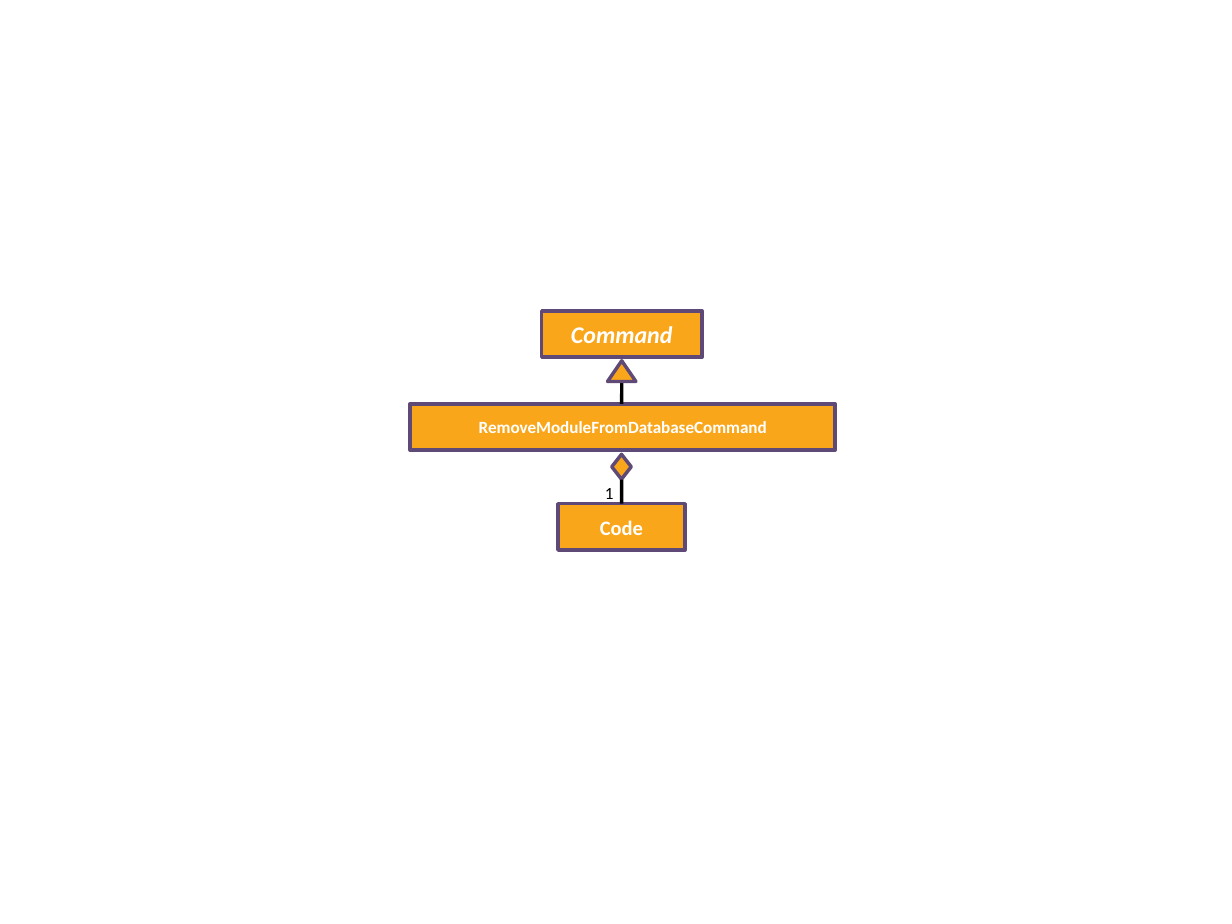
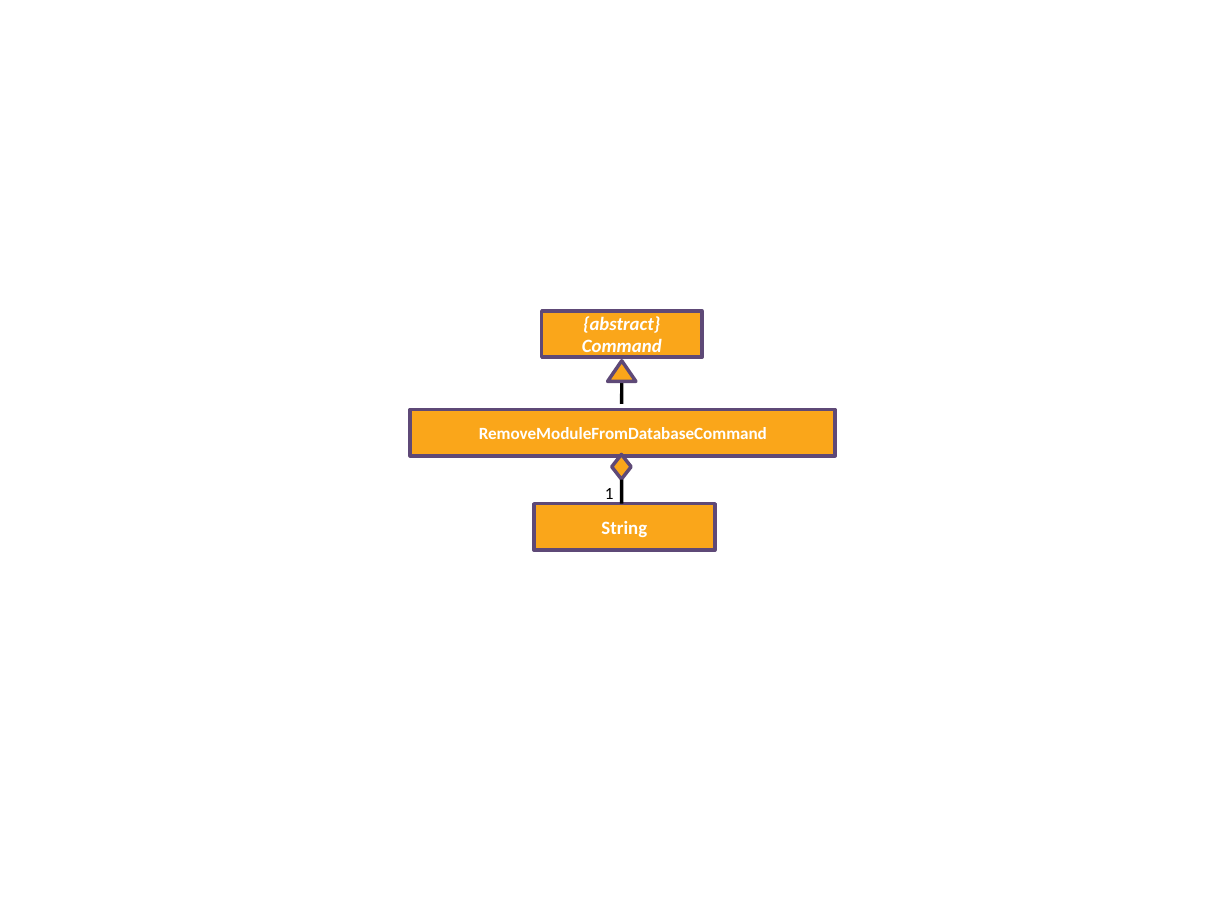
Before and after one commit to deming16/main, a slide deck: slide 4 of docs/diagrams/ModuleDatabaseManagementDiagrams.pptx. Drawn at 1232x924 pixels with LibreOffice and Linux fonts; fonts in the diff are those of the drawing. Boxes give left, top, right and bottom in pixels: in the first picture for what was removed or moved away, otherwise in the second. Text is boxed around its words. In the diff, an @@ line names an element or a change of style, - is before the commit and + after.

```diff
--- a/docs/diagrams/ModuleDatabaseManagementDiagrams.pptx
+++ b/docs/diagrams/ModuleDatabaseManagementDiagrams.pptx
@@ text in rectangle at bbox=[583, 316, 660, 333]: paragraph added @@
+{abstract}
@@ text in rectangle at bbox=[582, 338, 662, 358]: size 14 to 11 pt in "Command" @@
@@ rectangle "RemoveModuleFromDatabaseCommand": place and size @@
-rectangle "RemoveModuleFromDatabaseCommand" at bbox=[410, 404, 835, 451]
+rectangle "RemoveModuleFromDatabaseCommand" at bbox=[410, 409, 835, 456]
@@ rectangle "String": place and size @@
-rectangle "String" at bbox=[558, 504, 685, 551]
+rectangle "String" at bbox=[533, 504, 715, 551]
@@ text in rectangle at bbox=[601, 521, 647, 537]: text changed; size 12 to 11 pt @@
-Code
+String
```
Also in this commit, not shown: 8 other slides changed, 7 other files.
